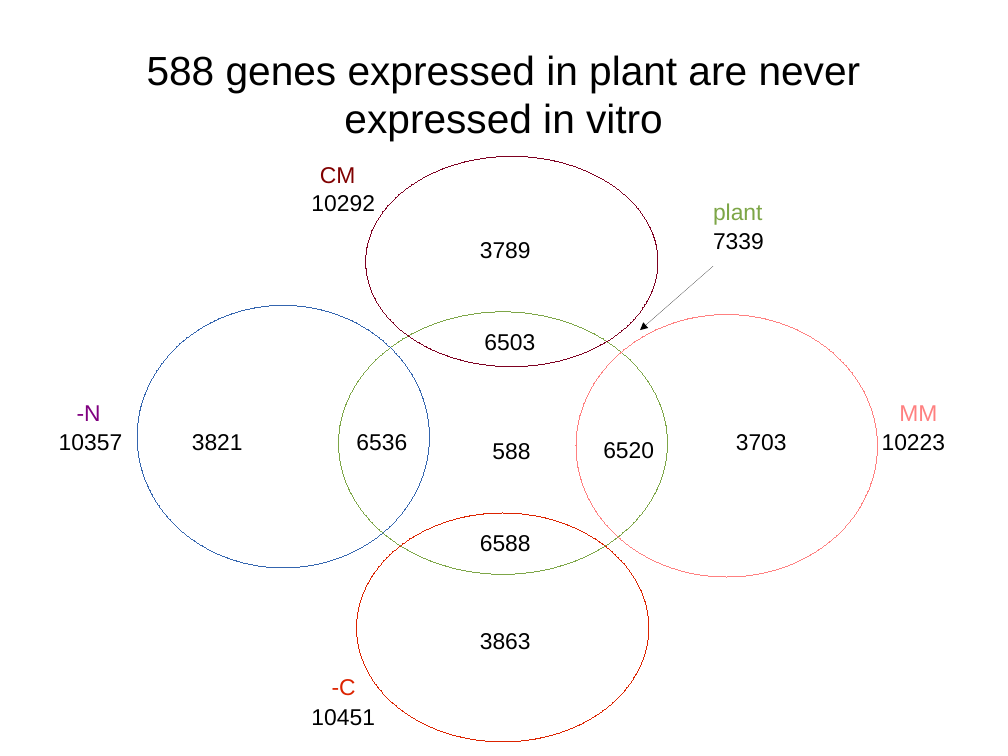
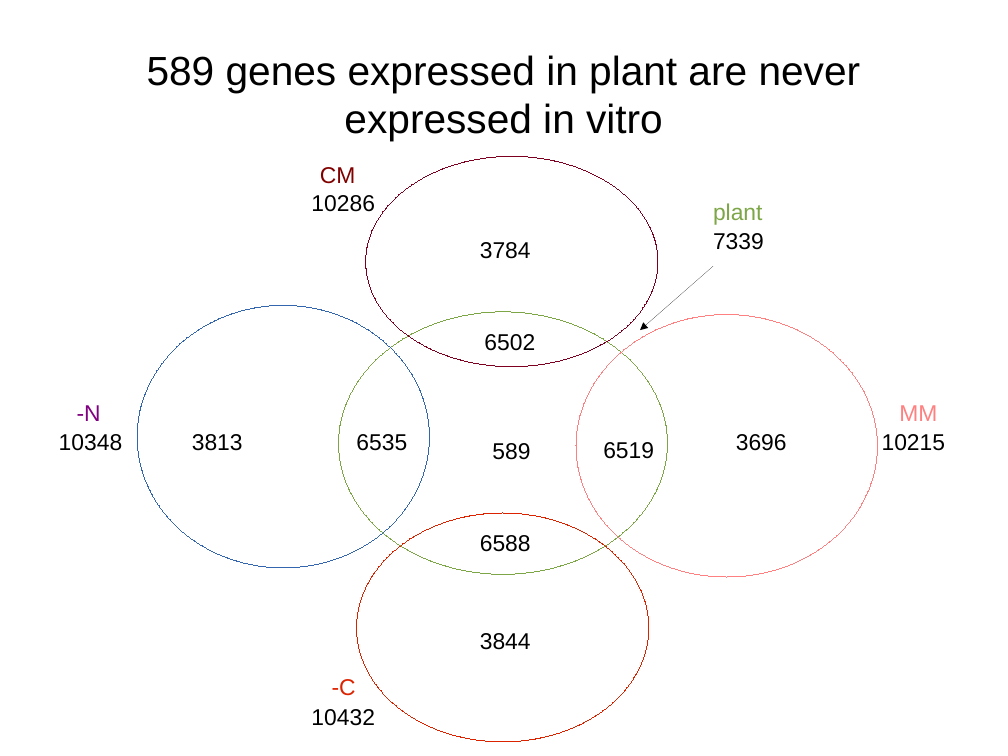
Before and after one commit to wilkinsonlab/m-oryzae-polya, a slide deck: slide 18 of doc/oryzae_data.odp (slide 15 before the commit). Drawn at 1008x756 pixels with LibreOffice and Linux fonts; fonts in the diff are those of the drawing. Boxes give left, top, right and bottom in pixels: in the first picture for what was removed or moved away, otherwise in the second. Text is boxed around its words. In the diff, an @@ line names an element or a change of style, - is before the commit and + after.

```diff
--- a/doc/oryzae_data.odp
+++ b/doc/oryzae_data.odp
@@ title at (147, 55, 861, 141): text changed @@
-588 genes expressed in plant are never expressed in vitro
+589 genes expressed in plant are never expressed in vitro
@@ text at (311, 195, 375, 212): text changed @@
-10292
+10286
@@ text at (480, 242, 531, 259): text changed @@
-3789
+3784
@@ text at (484, 334, 535, 351): text changed @@
-6503
+6502
@@ text at (59, 434, 123, 451): text changed @@
-10357
+10348
@@ text at (192, 434, 243, 451): text changed @@
-3821
+3813
@@ text at (356, 434, 407, 451): text changed @@
-6536
+6535
@@ text at (492, 443, 530, 460): text changed @@
-588
+589
@@ text at (603, 442, 654, 459): text changed @@
-6520
+6519
@@ text at (736, 434, 787, 451): text changed @@
-3703
+3696
@@ text at (882, 434, 946, 451): text changed @@
-10223
+10215
@@ text at (480, 633, 531, 650): text changed @@
-3863
+3844
@@ text at (311, 709, 375, 726): text changed @@
-10451
+10432
```
Also in this commit, not shown: 21 other slides changed, 3 slides added, 10 other files.
